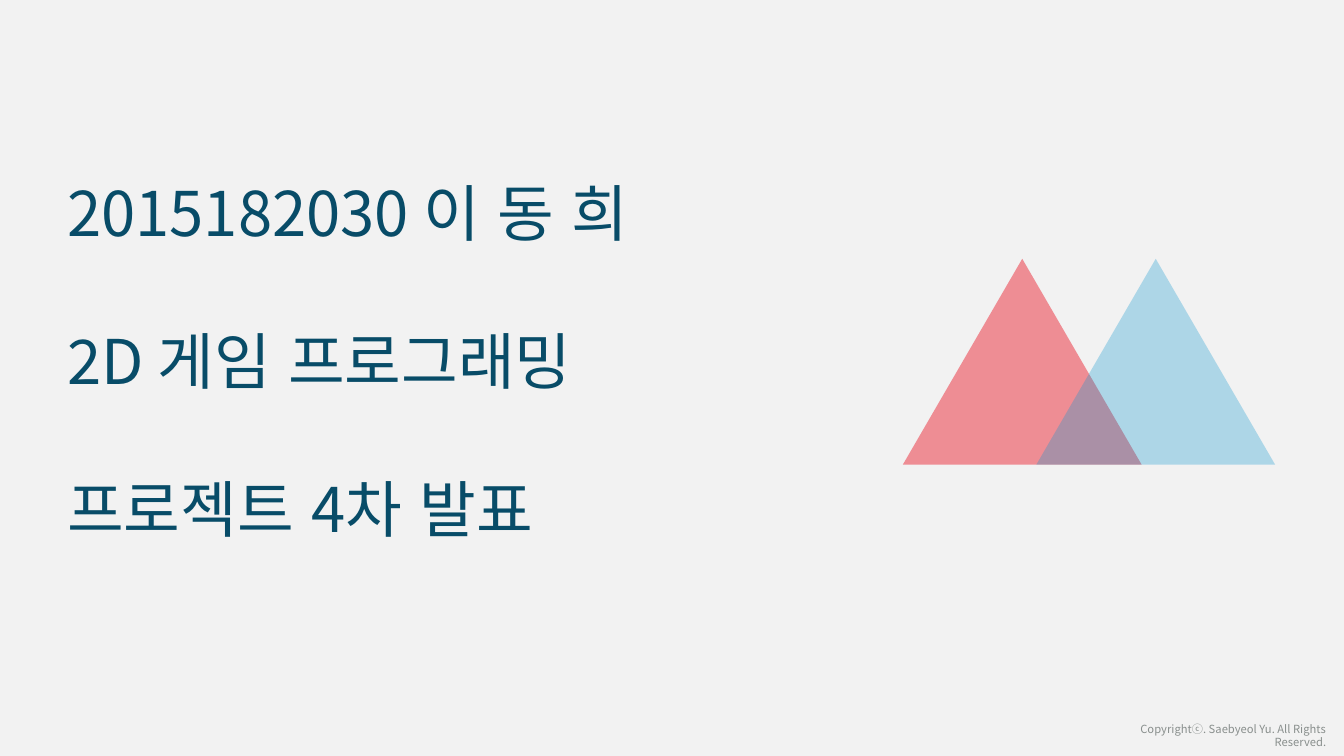
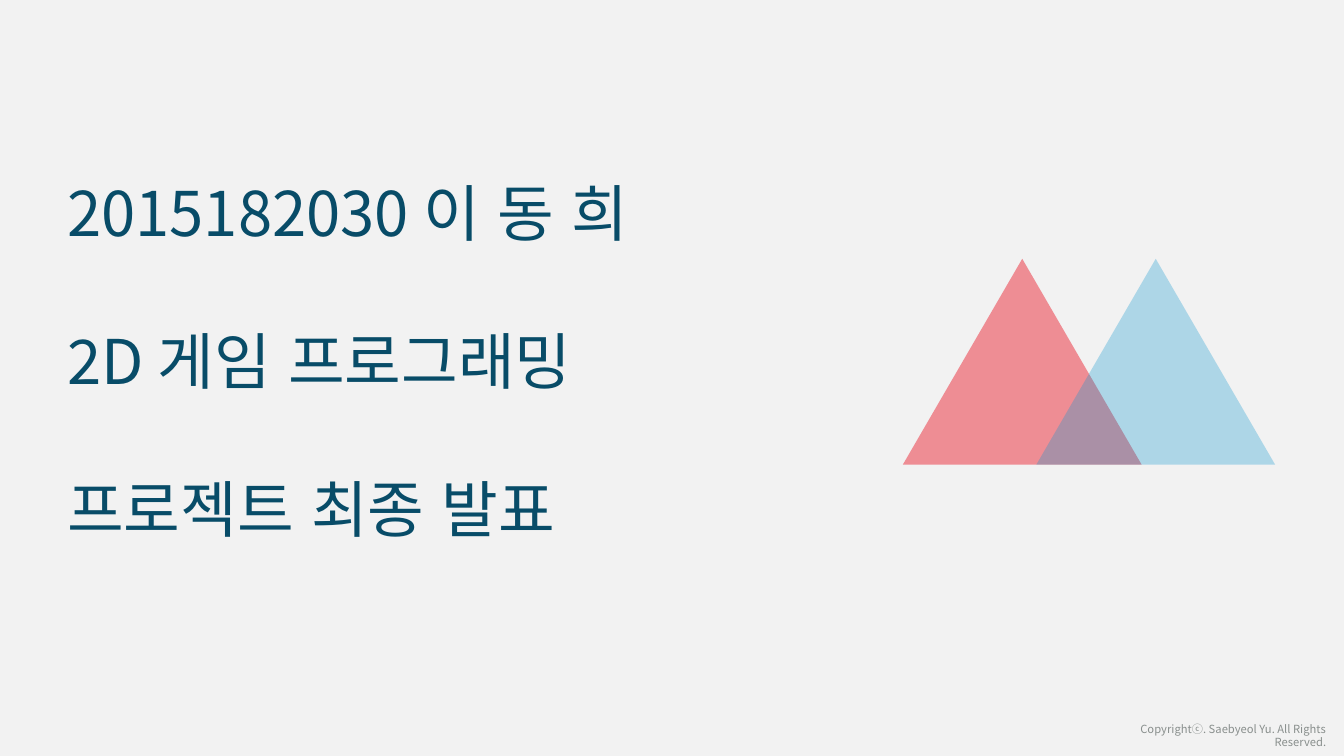
Before and after one commit to jjaing01/2015182030-2DGP-Project, a slide deck: slide 1 of 2015182030_FrameWork/2D 게임프로그래밍 4차 발표.pptx. Drawn at 1344x756 pixels with LibreOffice and Linux fonts; fonts in the diff are those of the drawing. Boxes give left, top, right and bottom in pixels: in the first picture for what was removed or moved away, otherwise in the second. Text is boxed around its words. In the diff, an @@ line names an element or a change of style, - is before the commit and + after.

Commit message:
2D 게임프로그래밍 4차 발표.pptx
https://youtu.be/tWjMA1RZaJY
2015182030 이동희 - 최종 프로젝트 발표

```diff
--- a/2015182030_FrameWork/2D 게임프로그래밍 4차 발표.pptx
+++ b/2015182030_FrameWork/2D 게임프로그래밍 4차 발표.pptx
@@ text at (67, 481, 555, 537): text changed @@
-프로젝트 4차 발표
+프로젝트 최종 발표
```
Also in this commit, not shown: 1 other slide changed.
